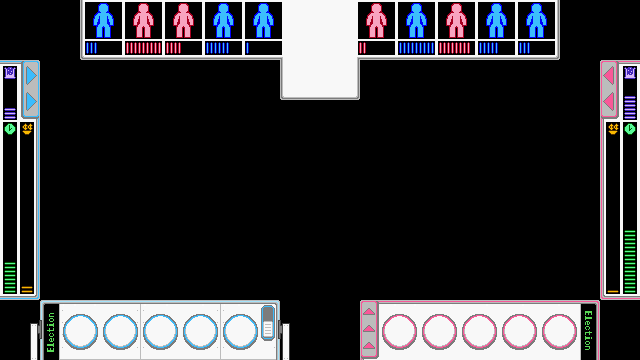
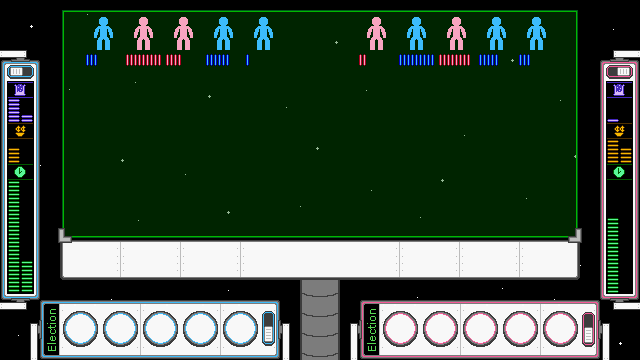
Two versions of the same layered image (640×360). Layer-by-layer changes:
painted on "Officials Icon Red" over 133, 3, 467, 50
painted on "Officials Icon Blue" over 93, 3, 547, 50
painted on "Officials Meter Tick Red" over 126, 42, 470, 66
painted on "Officials Meter Tick Blue" over 86, 42, 530, 66
renamed "Officials" to "Main Screen", painted on it over 58, 0, 582, 360
painted on "Research Meter Tick" over 4, 96, 636, 122
painted on "Resource Meter Tick" over 4, 181, 636, 293
removed layer "Research Meter" over 3, 66, 637, 120
painted on "Corruption Meter Tick" over 8, 140, 632, 293
removed layer "Corruption Meter" over 5, 68, 620, 294
removed layer "Resource Meter" over 3, 122, 637, 294
added layer "Resources Screen" above "Left Election Title" over 7, 81, 633, 294
painted on "Left Action Button" over 63, 311, 258, 350
painted on "Left Actions" over 40, 300, 280, 360
added layer "Left Resource Decorations" above "Left Resources Expand" over 0, 50, 30, 310
painted on "Left Resources" over 0, 60, 40, 300
removed layer "Right Expand Resources" over 360, 61, 619, 358
painted on "Right Action Button" over 382, 311, 578, 350
added layer "Right Actions Decorations" above "Right Actions" over 350, 320, 610, 360
painted on "Right Actions" over 360, 300, 600, 360
added layer "Right Resource Decorations" above "Right Resources Expand" over 610, 50, 640, 310
painted on "Right Resources" over 600, 60, 640, 300
renamed "Officials Meter" to "Ship", hid it, moved it above "Space", painted on it over 0, 0, 640, 360
renamed "Layer #1" to "Space", painted on it over 0, 0, 640, 360
…and 10 more changes (3 added, 3 painted, 4 removed, 3 renamed)
